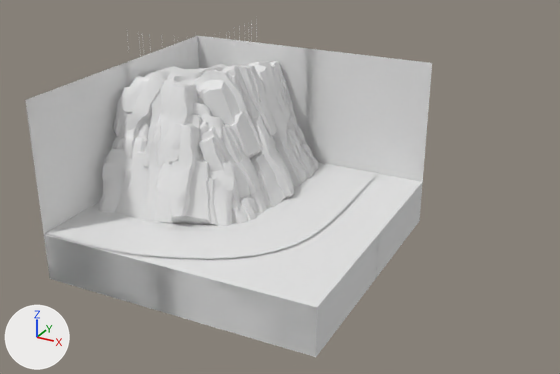
The glTF model models/en_macarmour.glb: old version first, new version second.
Camera for both pictures: a camera (50 mm lens) standing at (2.79, -4.6, 2.11) and looking at (0.21, 0.09, -0.24). The lights are fixed; the arrows at lower left show +X, +Y and +Z. Where no turn or scale is listed for an object, it has been applied to the vertices. Vertices at the same position are counted once.
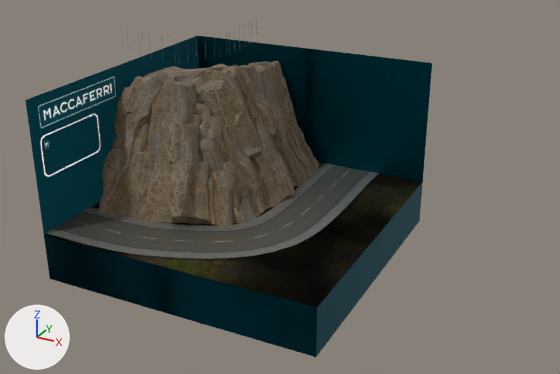
Pixel boxes [x1, y1, x2, y2] of what changed, in the pictures (560 x 374 px):
part 1 of me_mesh_274, recoloured (white to black)
    both: [44, 163, 422, 307]
part 2 of me_mesh_274, recoloured (white to grey)
    both: [54, 165, 369, 253]
part 3 of me_mesh_274, recoloured (white to grey)
    both: [46, 163, 379, 259]
part 4 of me_mesh_274, recoloured (grey to black)
    both: [25, 36, 432, 357]
part 5 of me_mesh_274, recoloured (white to brown)
    both: [98, 61, 319, 226]
part 6 of me_mesh_274, recoloured (grey to cyan)
    before: [27, 68, 120, 186]
    after: [38, 76, 116, 177]

Diff of the bpy script that builds the scene:
```diff
--- a/models/en_macarmour.glb.py
+++ b/models/en_macarmour.glb.py
@@ mat_floor_001 @@
+mat_floor_001 = principled_material('Floor.001')
+mat_floor_001.texture = img_diffusecolor_texture_20_diffusecolor_texture_20
+mat_floor_001.metallic = 1.0
+mat_floor_001.roughness = 1.0
@@ mat_cliff_1_1_sandy_001 @@
+mat_cliff_1_1_sandy_001 = principled_material('Cliff_1_1_Sandy.001')
+mat_cliff_1_1_sandy_001.texture = img_cliff_1_1_sandy_albedo
+mat_cliff_1_1_sandy_001.metallic = 0.575
+mat_cliff_1_1_sandy_001.roughness = 1.0
@@ mat_primary_road_001 @@
+mat_primary_road_001 = principled_material('Primary_Road.001')
+mat_primary_road_001.texture = img_diffusecolor_texture_5_diffusecolor_texture_5  # with its transparency
+mat_primary_road_001.metallic = 1.0
+mat_primary_road_001.roughness = 0.553
@@ mat_delimitators_001 @@
+mat_delimitators_001 = principled_material('delimitators.001')
+mat_delimitators_001.base_color = (0.0, 0.0545, 0.0762)  # dark cyan #00424e
+mat_delimitators_001.metallic = 1.0
+mat_delimitators_001.roughness = 0.553
@@ mat_panel_001 @@
+mat_panel_001 = principled_material('Panel.001')
+mat_panel_001.texture = img_panel  # with its transparency
+mat_panel_001.metallic = 1.0
@@ mat_shouldermat_001 @@
+mat_shouldermat_001 = principled_material('shoulderMat.001')
+mat_shouldermat_001.texture = img_diffusecolor_texture_6
+mat_shouldermat_001.metallic = 1.0
+mat_shouldermat_001.roughness = 0.553
@@ me_mesh_274 @@
-me_mesh_274.from_pydata(...)  # 4716 vertices, 8802 faces; spans x -1.13..1.13, y -1.13..1.13, z -0.37..1.02
+me_mesh_274.from_pydata(...)  # 3468 vertices, 5500 faces; spans x -1.13..1.13, y -1.13..1.13, z -0.37..1.02
+# me_mesh_274 part 1: 150 faces spanning x -1.13..1.13, y -1.13..1.13, z 0.0 switch from no material to mat_floor_001 (picture img_diffusecolor_texture_20_diffusecolor_texture_20)
+# me_mesh_274 part 2: 52 faces spanning x -1.05..0.66, y -1.07..1.1, z 0.01 switch from no material to mat_primary_road_001 (picture img_diffusecolor_texture_5_diffusecolor_texture_5)
+# me_mesh_274 part 3: 104 faces spanning x -1.06..0.71, y -1.12..1.1, z 0.01..0.02 switch from no material to mat_shouldermat_001 (picture img_diffusecolor_texture_6)
+# me_mesh_274 part 4: 1800 faces spanning x -1.13..1.13, y -1.13..1.13, z -0.37..1.02 switch from no material to mat_delimitators_001 (dark cyan #00424e)
+# me_mesh_274 part 5: 3325 faces spanning x -1.1..0.26, y -0.69..1.09, z -0.15..1.02 switch from no material to mat_cliff_1_1_sandy_001 (picture img_cliff_1_1_sandy_albedo)
+# me_mesh_274 part 6: 2 faces spanning x -1.08..-1.04, y -1.12..-0.13, z 0.38..1.01 switch from no material to mat_panel_001 (picture img_panel)
+me_mesh_274.materials.append(mat_material__48_001)  # picture img_metal
```
